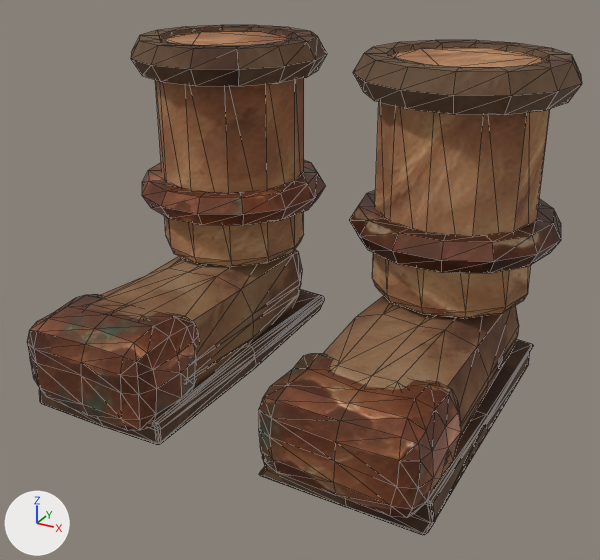
Renders of the glTF model assets/models/items/boots_copper.glb from each side of a commit.
Rendered twice from a 50 mm camera at (0.257, -0.464, 0.316) aimed at (0.007, -0.01, 0.089). Arrows for +X, +Y and +Z are at lower left; the lights stay in place. The first picture is the older version. Mesh edges are drawn as thin lines. Vertices at exactly the same position are counted once.

The first picture shows 'model'.
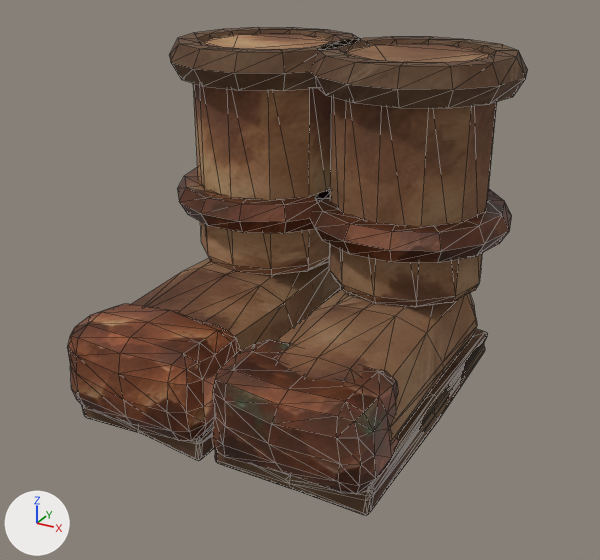
The edits, one by one:
Picture 'leather_a' (img_leather_a) is new.
Material 'leather_a' (mat_leather_a) is new.
Its texture is img_leather_a.
Its roughness is 0.9.
me_torus_003 is used by ob_model.
me_torus_003 had 1103 vertices, 2174 faces and spanned x -0.162..0.162, y -0.129..0.129, z 0.0..0.236.
me_torus_003 now has 1096 vertices, 2160 faces and spans x -0.128..0.128, y -0.129..0.129, z 0.0..0.236.
me_torus_003 part 1: the loose piece of 84 vertices spanning x 0.018..0.162, y -0.011..0.129, z 0.113..0.134 is moved by (-0.034, 0.001, 0.0).
me_torus_003 part 2: the loose piece of 84 vertices spanning x -0.162..-0.018, y -0.011..0.129, z 0.113..0.134 is moved by (0.034, 0.001, 0.0), in mat_copper_b (picture img_copper_b).
me_torus_003 part 3: the loose piece of 72 vertices spanning x 0.035..0.145, y 0.004..0.114, z 0.074..0.234 is moved by (-0.034, 0.001, 0.0), in mat_leather_b (picture img_leather_b).
me_torus_003 part 4: the loose piece of 72 vertices spanning x -0.145..-0.035, y 0.004..0.114, z 0.074..0.234 is moved by (0.034, 0.001, 0.0), in mat_leather_a (picture img_leather_a).
me_torus_003 part 5: the loose piece of 84 vertices spanning x -0.162..-0.018, y -0.011..0.129, z 0.212..0.236 is moved by (0.034, 0.001, 0.0).
me_torus_003 part 6: the loose piece of 84 vertices spanning x 0.018..0.162, y -0.011..0.129, z 0.212..0.236 is moved by (-0.034, 0.001, 0.0).
me_torus_003 part 7: the loose piece of 121 vertices spanning x 0.034..0.146, y -0.115..0.114, z 0.001..0.024 is rebuilt with 112 vertices and now spans x 0.001..0.109, y -0.115..0.114, z 0.0..0.027.
me_torus_003 part 8: the loose piece of 110 vertices spanning x -0.145..-0.034, y -0.117..0.114, z 0.0..0.027 is rebuilt with 112 vertices and now spans x -0.111..-0.001, y -0.116..0.116, z 0.0..0.026.
me_torus_003 part 9: the loose piece of 98 vertices spanning x -0.142..-0.037, y -0.114..0.111, z 0.002..0.076 is rebuilt with 98 vertices and now spans x -0.107..-0.004, y -0.112..0.113, z 0.004..0.077.
me_torus_003 part 10: the loose piece of 98 vertices spanning x 0.037..0.142, y -0.116..0.11, z 0.002..0.075 is rebuilt with 98 vertices and now spans x 0.004..0.109, y -0.112..0.109, z 0.002..0.076.
me_torus_003 part 11: the loose piece of 98 vertices spanning x -0.144..-0.035, y -0.128..-0.053, z 0.011..0.075 is rebuilt with 98 vertices and now spans x -0.111..-0.002, y -0.127..-0.056, z 0.013..0.077, in mat_copper_c (picture img_copper_c).
me_torus_003 part 12: the loose piece of 98 vertices spanning x 0.037..0.145, y -0.129..-0.053, z 0.011..0.074 is rebuilt with 98 vertices and now spans x 0.0..0.112, y -0.129..-0.055, z 0.012..0.075.
me_torus_003 no longer uses material mat_leather_c (picture img_leather_c).
me_torus_003 gains material mat_leather_a (picture img_leather_a).

Boxes (x1, y1, x2, y2) around the edits, measured in the pictures (600 x 560 px; the box of a moved part takes in the faces that stretch with it):
'model', reshaped (17% narrower): before (27, 25, 582, 535); after (67, 27, 528, 515)
part 1 of me_torus_003, moved or reshaped: before (349, 190, 561, 273); after (310, 189, 512, 263)
part 2 of me_torus_003, moved or reshaped: before (142, 160, 325, 225); after (178, 167, 331, 233)
part 3 of me_torus_003, moved or reshaped: before (372, 47, 550, 319); after (329, 43, 497, 307)
part 4 of me_torus_003, moved or reshaped: before (155, 31, 304, 267); after (193, 33, 335, 275)
part 5 of me_torus_003, moved or reshaped: before (131, 25, 327, 86); after (169, 27, 360, 90)
part 6 of me_torus_003, moved or reshaped: before (353, 40, 582, 115); after (310, 37, 528, 108)
part 7 of me_torus_003, rebuilt: before (259, 340, 533, 535); after (215, 329, 488, 515)
part 8 of me_torus_003, rebuilt: before (39, 290, 324, 445); after (82, 406, 213, 461)
part 9 of me_torus_003, rebuilt: before (85, 250, 302, 386); after (132, 258, 341, 351)
part 10 of me_torus_003, rebuilt: before (323, 296, 519, 440); after (276, 289, 477, 442)
part 11 of me_torus_003, rebuilt: before (27, 294, 199, 431); after (67, 303, 240, 441)
part 12 of me_torus_003, rebuilt (7% narrower, 6% shorter): before (259, 354, 461, 518); after (212, 340, 399, 494)
